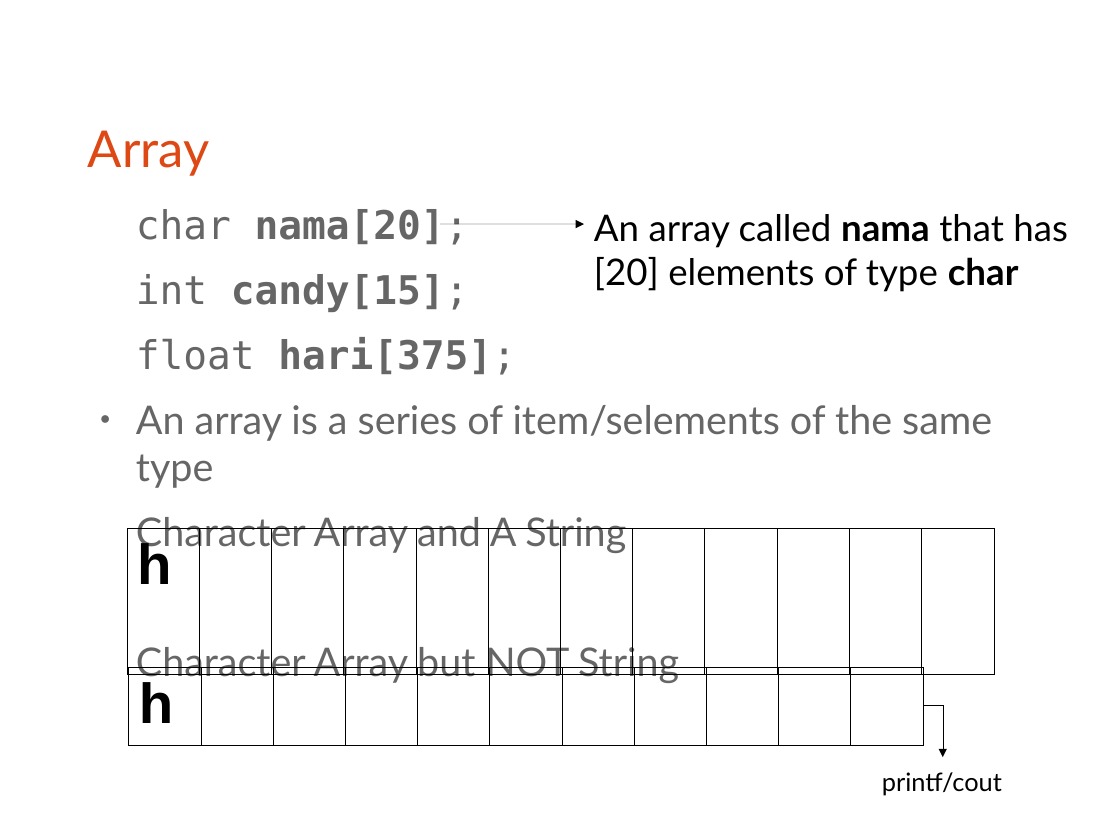
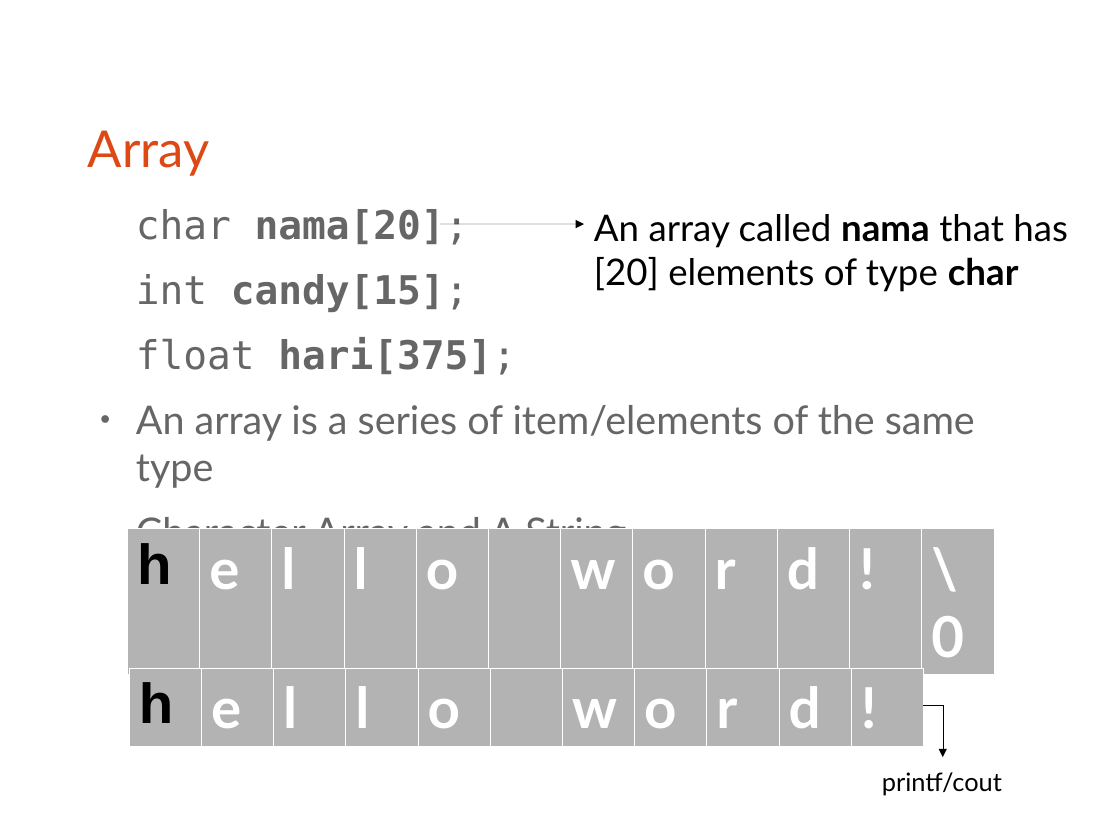
Before and after one commit to bagustris/prokom-tf, a slide deck: slide 6 of prokom4.odp. Drawn at 1120x840 pixels with LibreOffice and Linux fonts; fonts in the diff are those of the drawing. Boxes give left, top, right and bottom in pixels: in the first picture for what was removed or moved away, otherwise in the second. Text is boxed around its words. In the diff, an @@ line names an element or a change of style, - is before the commit and + after.

```diff
--- a/prokom4.odp
+++ b/prokom4.odp
@@ text at (136,405,975,488): text changed @@
-● An array is a series of item/selements of the same type
+● An array is a series of item/elements of the same type
@@ table at (127,528,994,661) @@
@@ fill none to #B3B3B3 in 11 cells @@
@@ borders changed @@
@@ table at (129,668,923,742) @@
@@ fill none to #B3B3B3 in 10 cells @@
@@ borders changed @@
```
Also in this commit, not shown: 3 other slides changed, 5 slides added.
